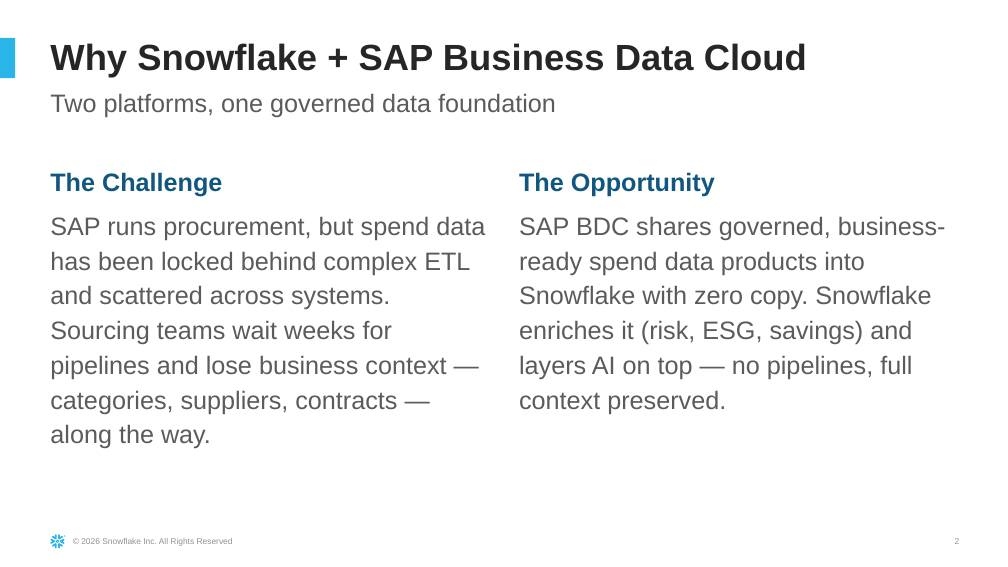
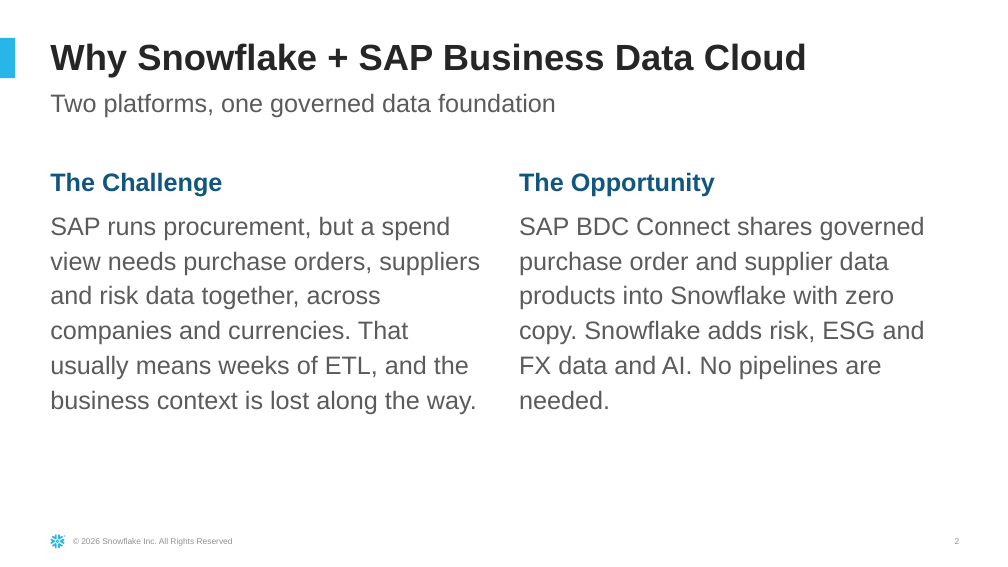
Before and after one commit to sfc-gh-dfreriks/sap-bdc-spend-360, a slide deck: slide 2 of docs/SAP_Spend_360_Demo_Guide.pptx. Drawn at 1008x567 pixels with LibreOffice and Linux fonts; fonts in the diff are those of the drawing. Boxes give left, top, right and bottom in pixels: in the first picture for what was removed or moved away, otherwise in the second. Text is boxed around its words. In the diff, an @@ line names an element or a change of style, - is before the commit and + after.

Commit message:
Rebuild the Spend 360 demo guide deck from a script
tools/build_demo_guide.py rewrites the July guide's text frames in place from
/tmp/spend_facts.json and adds three screenshot slides after Demo Act 1, the same
method as Working Capital 360. docs/SAP_Spend_360_Demo_Guide.pptx regenerated.

```diff
--- a/docs/SAP_Spend_360_Demo_Guide.pptx
+++ b/docs/SAP_Spend_360_Demo_Guide.pptx
@@ text at (x1=50, y1=216, x2=480, y2=414): text changed @@
-SAP runs procurement, but spend data has been locked behind complex ETL and scattered across systems. Sourcing teams wait weeks for pipelines and lose business context — categories, suppliers, contracts — along the way.
+SAP runs procurement, but a spend view needs purchase orders, suppliers and risk data together, across companies and currencies. That usually means weeks of ETL, and the business context is lost along the way.
@@ text at (x1=519, y1=216, x2=925, y2=409): text changed @@
-SAP BDC shares governed, business-ready spend data products into Snowflake with zero copy. Snowflake enriches it (risk, ESG, savings) and layers AI on top — no pipelines, full context preserved.
+SAP BDC Connect shares governed purchase order and supplier data products into Snowflake with zero copy. Snowflake adds risk, ESG and FX data and AI. No pipelines are needed.
```
Also in this commit, not shown: 11 other slides changed, 3 slides added, 1 other file.
